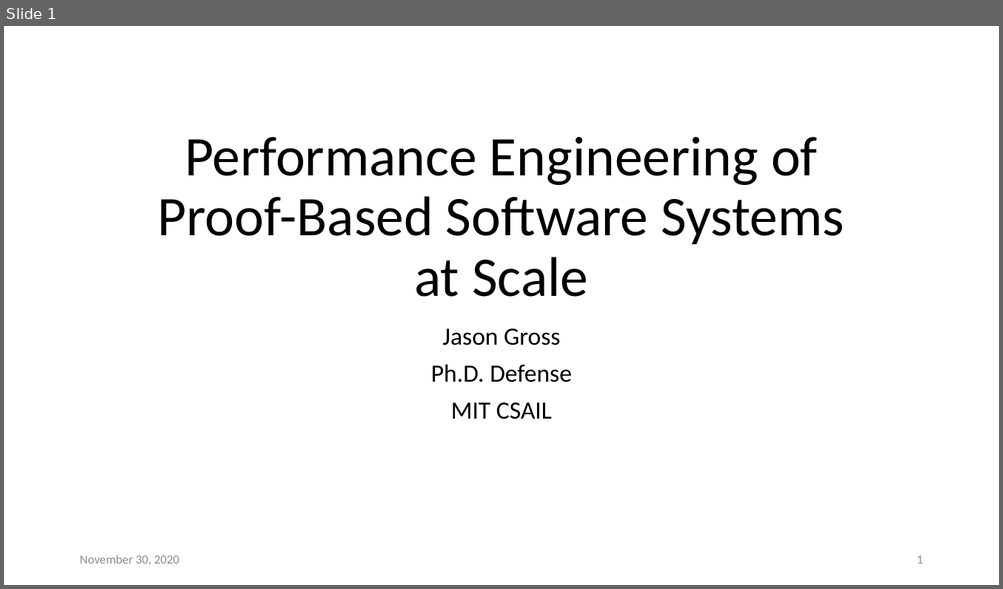
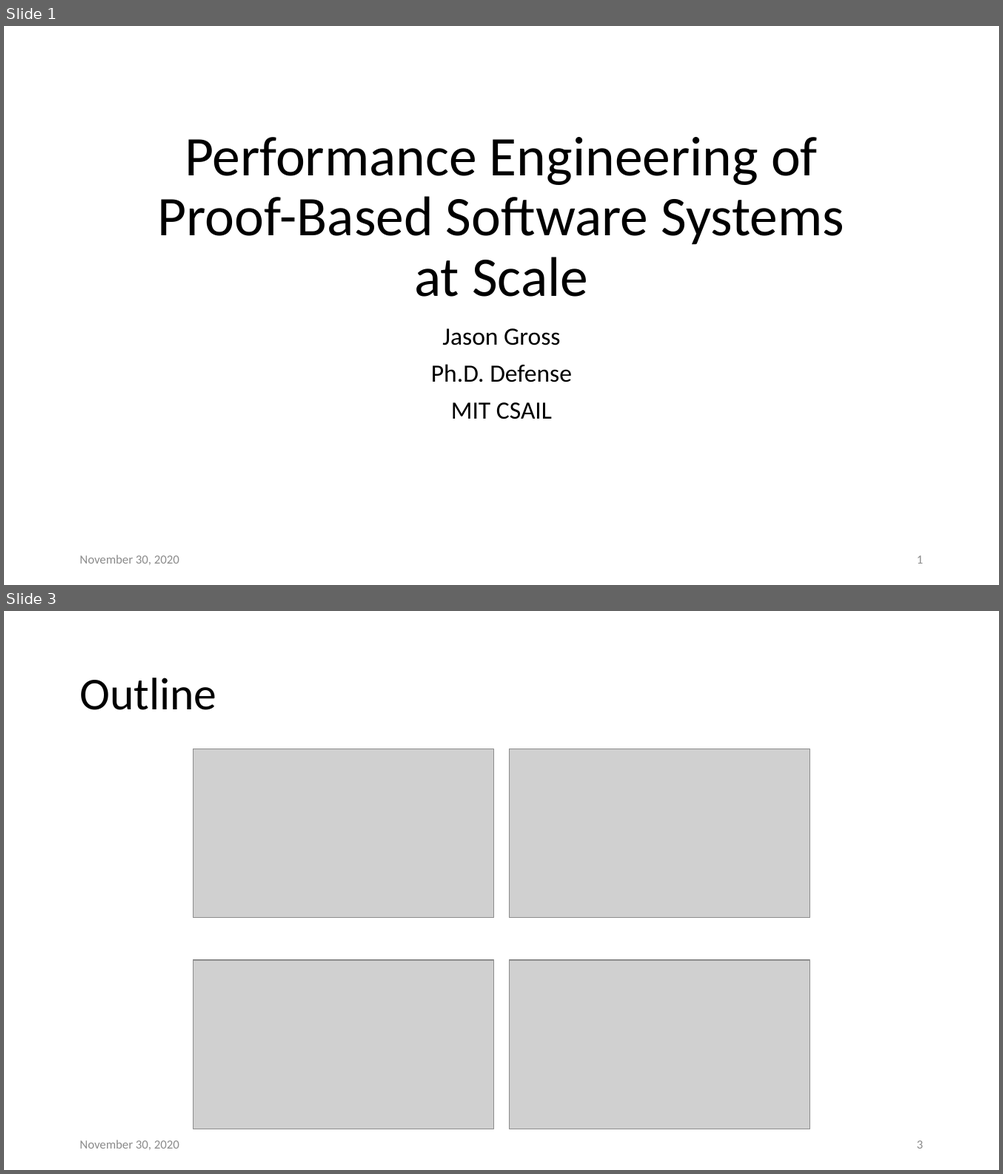
Before and after one commit to JasonGross/doctoral-thesis, a slide deck: presentation/jgross-defense.pptx. Shown one above the other, each under a label of ours: slide 1 before the commit, slides 1 and 3 after it; the slides between them are not shown. The pictures are 1003x589 and 1003x1174 pixels, drawn with LibreOffice and Linux fonts; fonts in the diff are those of the drawing; grey boxes stand for pictures. Boxes give left, top, right and bottom in pixels: in the first picture for what was removed or moved away, otherwise in the second. Text is boxed around its words. In the diff, an @@ line names an element or a change of style, - is before the commit and + after.

```diff
--- a/presentation/jgross-defense.pptx
+++ b/presentation/jgross-defense.pptx
@@ slide 3 added at (x1=4, y1=611, x2=999, y2=1170), background #FFFFFF @@
@@ title added at (x1=79, y1=678, x2=216, y2=710), 44 pt, text #000000 @@
+Outline
@@ picture added at (x1=193, y1=749, x2=494, y2=917) @@
@@ picture added at (x1=509, y1=749, x2=810, y2=917) @@
@@ picture added at (x1=193, y1=960, x2=494, y2=1129) @@
@@ picture added at (x1=509, y1=960, x2=810, y2=1129) @@
@@ text added at (x1=79, y1=1140, x2=179, y2=1150), 12 pt, text #8C8C8C @@
+November 30, 2020
@@ page number added at (x1=916, y1=1141, x2=922, y2=1149), 12 pt, text #8C8C8C @@
+3
```
Also in this commit, not shown: 3 slides changed, 33 other slides added, 29 other files.
